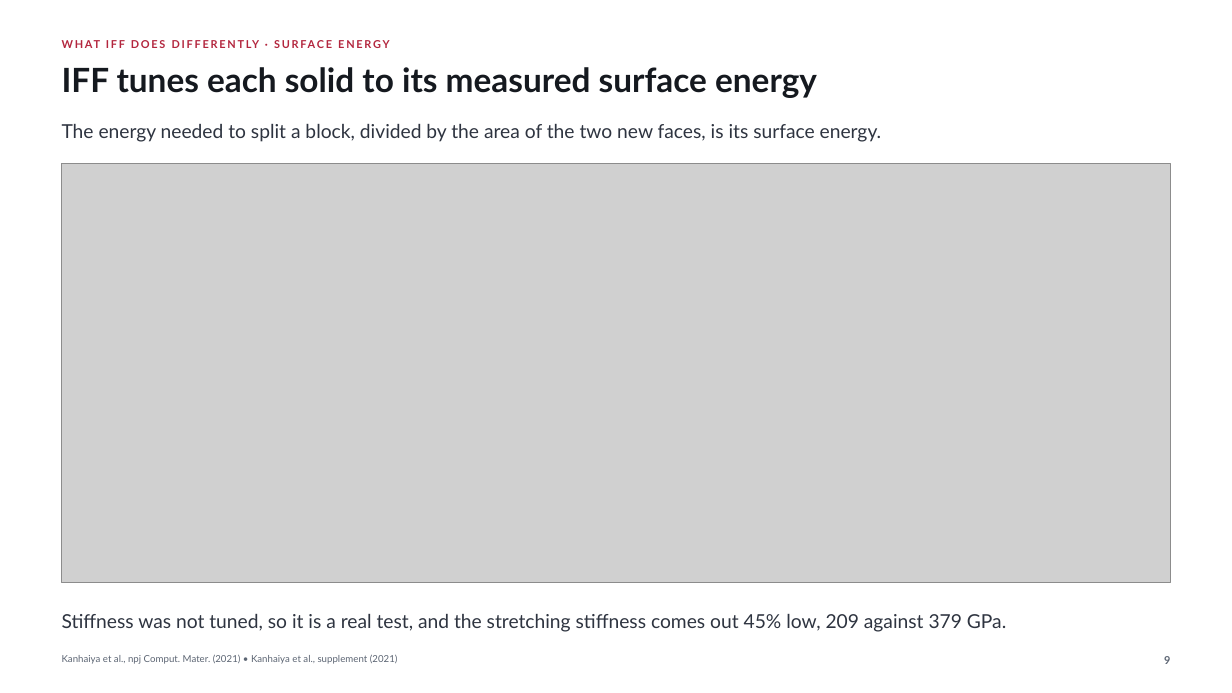
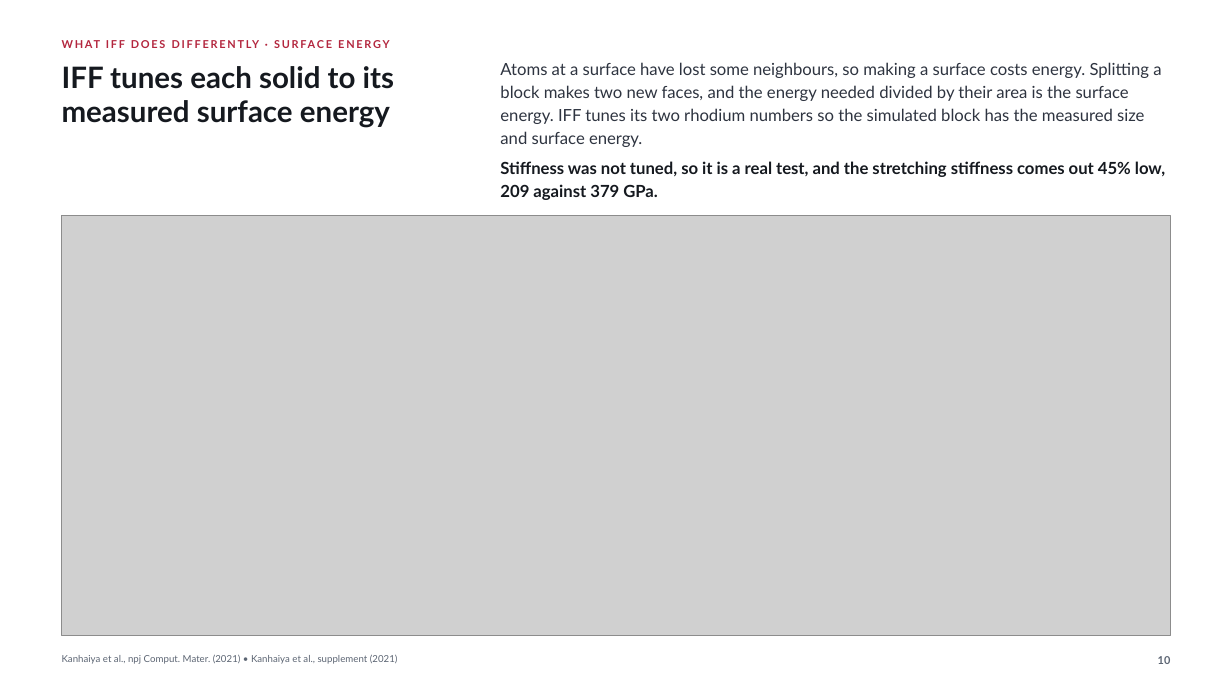
Before and after one commit to fl-sean03/fl-sean03.github.io, a slide deck: slide 10 of static/decks/interface-force-field/downloads/iff-visual-showcase.pptx (slide 9 before the commit). Drawn at 1232x693 pixels with LibreOffice and Linux fonts; fonts in the diff are those of the drawing; grey boxes stand for pictures. Boxes give left, top, right and bottom in pixels: in the first picture for what was removed or moved away, otherwise in the second. Text is boxed around its words. In the diff, an @@ line names an element or a change of style, - is before the commit and + after.

Commit message:
Add plain explanations to every IFF slide and redraw the five terms
Each picture slide now has two to four plain sentences beside its title
and a takeaway at its foot, the same in the viewer, the PowerPoint and
the PDF. The five energy terms are redrawn as five panels of one ethanol
and one water, each keeping only its own atoms in colour and drawing its
motion on the geometry, with the stretch along the O–H bond, the bend
centred on the oxygen, the twist about the C–C axis, the van der Waals
pair ringed and joined, and δ+ and δ− on the charged pair. A new third
slide shows why it matters through catalysts, medicine, bones and teeth,
and cement. The examples are numbered 1 to 3, the IFF Agent slide shows
its eight steps as small pictures built from the deck’s own figures and
rhodium’s published values, and the thank-you slide folds into the
answer, so the deck stays at 15 slides. The platinum result is stated
more cautiously, as a shift from cubes toward tetrahedra.

source/README.md explains how each picture is made, how to rebuild and
check the deck and how it was iterated, and it replaces
SOURCE-REBUILD.md. The checks it names now live in source/, with
verify.py for three-format parity, metadata and wording, interact.py for
the viewer controls and title.py for the Writings title image. A code
review then removed unused options from the build and figure code
without changing any output.

Claude-Session: 1e0464e8-20be-5170-b059-13392d79747b
Claude-Agent: iff-deck-designer

```diff
--- a/static/decks/interface-force-field/downloads/iff-visual-showcase.pptx
+++ b/static/decks/interface-force-field/downloads/iff-visual-showcase.pptx
@@ text at bbox=[62, 66, 394, 89]: text changed; size 26 to 23 pt @@
-IFF tunes each solid to its measured surface energy
+IFF tunes each solid to its
@@ text added at bbox=[500, 62, 1161, 78], 13 pt, text #2E3440 @@
+Atoms at a surface have lost some neighbours, so making a surface costs energy. Splitting a
@@ text added at bbox=[500, 85, 1071, 101], 13 pt, text #2E3440 @@
+block makes two new faces, and the energy needed divided by their area is the surface
@@ text added at bbox=[62, 100, 390, 127], 23 pt, text #15191F, bold @@
+measured surface energy
@@ text added at bbox=[558, 108, 1144, 121], 13 pt, text #2E3440 @@
+energy. IFF tunes its two rhodium numbers so the simulated block has the measured size
@@ text removed at bbox=[62, 124, 882, 142] @@
-The energy needed to split a block, divided by the area of the two new faces, is its surface energy.
@@ text added at bbox=[500, 131, 642, 147], 13 pt, text #2E3440 @@
+and surface energy.
@@ text at bbox=[500, 161, 1165, 177]: text changed; size 15 to 13 pt; text colour #2E3440 to #15191F; bold on @@
-Stiffness was not tuned, so it is a real test, and the stretching stiffness comes out 45% low, 209 against 379 GPa.
+Stiffness was not tuned, so it is a real test, and the stretching stiffness comes out 45% low,
@@ text added at bbox=[500, 184, 658, 200], 13 pt, text #15191F, bold @@
+209 against 379 GPa.
@@ picture: place and size @@
-picture at bbox=[62, 164, 1171, 583]
+picture at bbox=[62, 215, 1171, 635]
@@ text at bbox=[1158, 656, 1171, 664]: text changed @@
-9
+10
```
Also in this commit, not shown: 12 other slides changed, 2 slides added, 2 slides removed, 32 other files.
